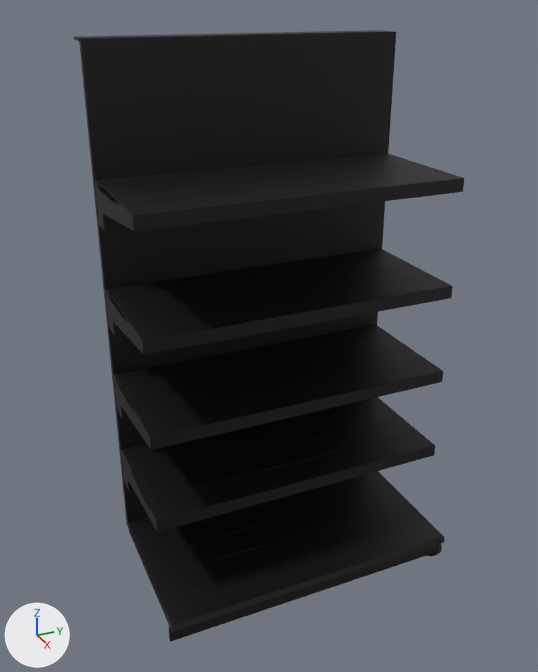
A saved change to the COLLADA model iai_shelves/meshes/Shelf_3.dae.
One viewpoint serves both versions: a 50 mm camera at (1.711, -0.443, 1.835) aimed at (-0.29, 0.458, 0.835). The lights are fixed; the arrows at lower left show +X, +Y and +Z. Where no turn or scale is listed for an object, it has been applied to the vertices.

The first picture shows 'SM_Shelf_3_Merged'.
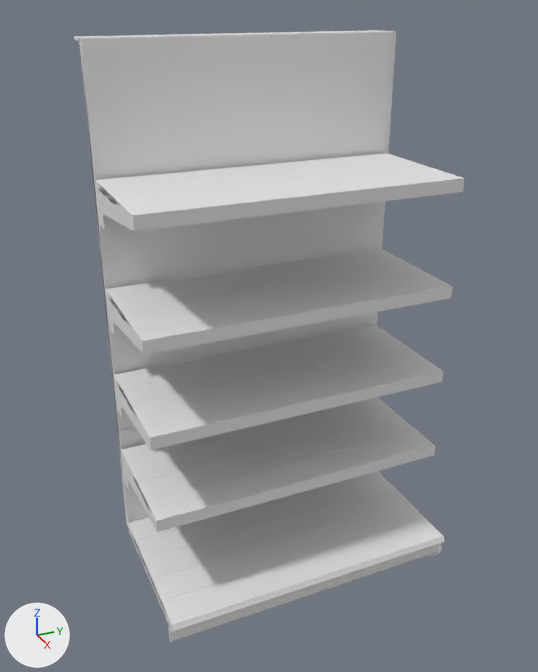
The newer file is also turned or shifted as a whole; pictures and numbers use the older file's frame.

What differs and where, as boxes (x1, y1, x2, y2) in the pictures (538 x 672 px):
```json
{"part": 1, "of": "me_sm_shelf_3_mergedmesh", "change": "recoloured", "before": [74, 30, 464, 633], "after": [74, 30, 464, 633], "on screen": "black to white"}
{"part": 2, "of": "me_sm_shelf_3_mergedmesh", "change": "recoloured", "before": [95, 153, 462, 531], "after": [95, 153, 462, 531], "on screen": "black to white"}
{"part": 3, "of": "me_sm_shelf_3_mergedmesh", "change": "recoloured", "before": [168, 545, 435, 642], "after": [168, 545, 435, 642], "on screen": "black to white"}
{"part": 4, "of": "me_sm_shelf_3_mergedmesh", "change": "recoloured", "before": [427, 545, 442, 556], "after": [427, 545, 442, 556]}
```

Edits to the scene script, one JSON object a line:
```json
{"op": "add", "block": "mat_m_shelfbase_003_1", "code": ["mat_m_shelfbase_003_1 = principled_material('M_ShelfBase_003')", "mat_m_shelfbase_003_1.base_color = (0.8, 0.8, 0.8)  # white #e7e7e7", "mat_m_shelfbase_003_1.roughness = 0.56"]}
{"block": "me_sm_shelf_3_mergedmesh", "where": "me_sm_shelf_3_mergedmesh.from_pydata(...)  # 1434 vertices, 2820 faces; spans x -0.59..0.05, y -0.01..1.05, z -0.02..1.73"}
{"block": "me_sm_shelf_3_mergedmesh", "where": "# used by ob_sm_shelf_3_merged; location = (0.0, 0.0, 0.0)"}
{"block": "me_sm_shelf_3_mergedmesh", "change": "me_sm_shelf_3_mergedmesh part 1: all 866 faces that had it switch from mat_m_shelfbase_003 (black #000000) to mat_m_shelfbase_003_1 (white #e7e7e7)"}
{"block": "me_sm_shelf_3_mergedmesh", "change": "me_sm_shelf_3_mergedmesh part 2: all 1472 faces that had it switch from mat_m_shelfmetalgrey_003 (black #000000) to mat_m_shelfbase_003_1 (white #e7e7e7)"}
{"block": "me_sm_shelf_3_mergedmesh", "change": "me_sm_shelf_3_mergedmesh part 3: all 38 faces that had it switch from mat_m_shelfmetalshiny_003 (black #000000) to mat_m_shelfbase_003_1 (white #e7e7e7)"}
{"block": "me_sm_shelf_3_mergedmesh", "change": "me_sm_shelf_3_mergedmesh part 4: all 444 faces that had it switch from mat_m_shelfplastic_003 (black #000000) to mat_m_shelfbase_003_1 (white #e7e7e7)"}
```
